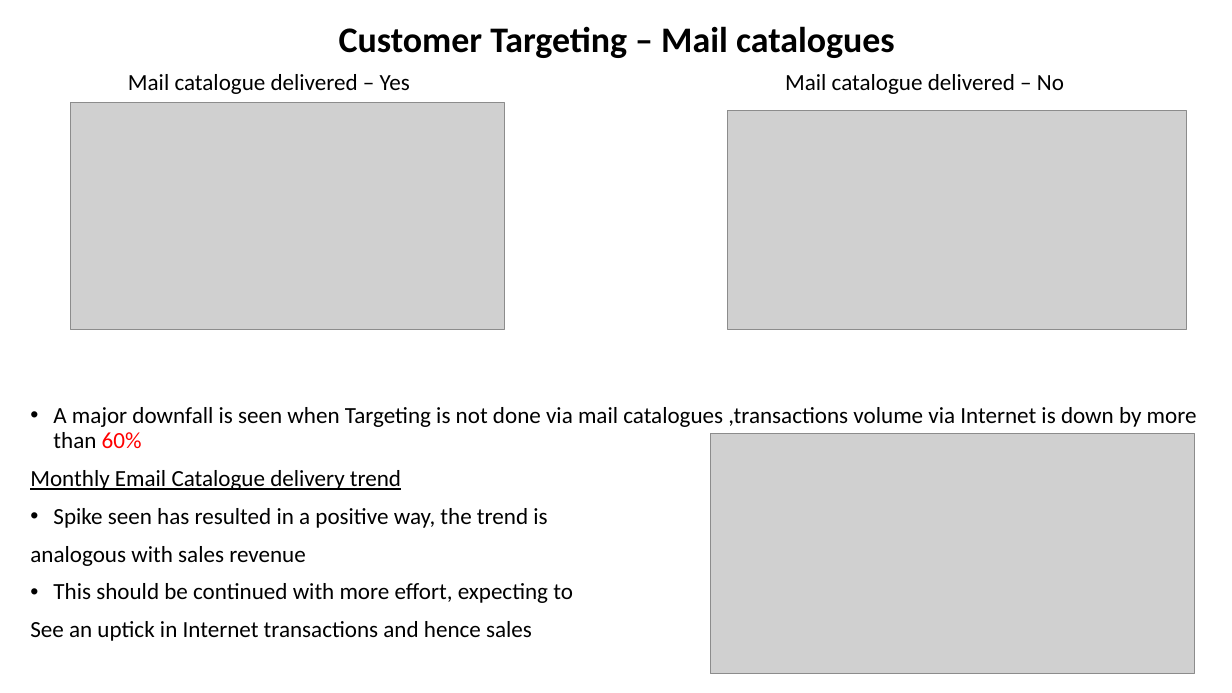
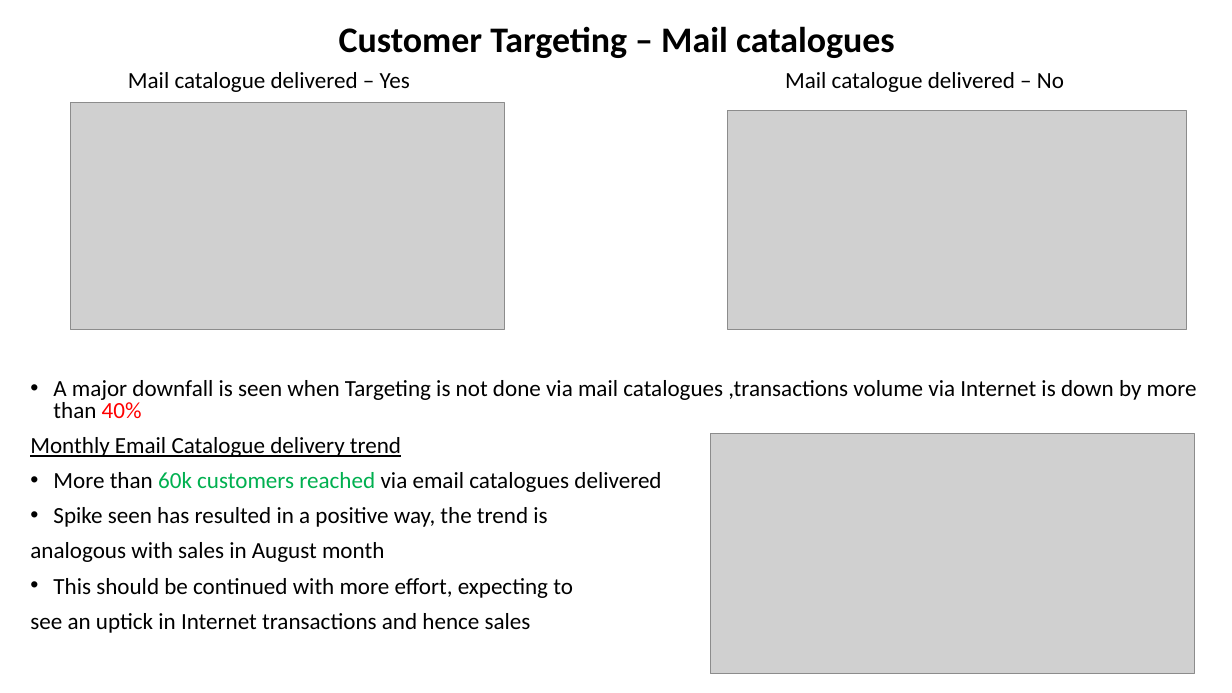
Before and after one commit to pm1596/Segmentation, a slide deck: slide 9 of ImpactCaseStudy-Segmentation.pptx. Drawn at 1232x693 pixels with LibreOffice and Linux fonts; fonts in the diff are those of the drawing; grey boxes stand for pictures. Boxes give left, top, right and bottom in pixels: in the first picture for what was removed or moved away, otherwise in the second. Text is boxed around its words. In the diff, an @@ line names an element or a change of style, - is before the commit and + after.

Commit message:
Added color coding for numbers

```diff
--- a/ImpactCaseStudy-Segmentation.pptx
+++ b/ImpactCaseStudy-Segmentation.pptx
@@ text at (x1=30, y1=72, x2=1064, y2=598): line spacing 0.9 to 0.8 @@
@@ text at (x1=53, y1=380, x2=1197, y2=418): text changed @@
-• A major downfall is seen when Targeting is not done via mail catalogues ,transactions volume via Internet is down by more than 60%
+• A major downfall is seen when Targeting is not done via mail catalogues ,transactions volume via Internet is down by more than 40%
@@ text at (x1=53, y1=472, x2=661, y2=492): paragraph added @@
+• More than 60k customers reached via email catalogues delivered
@@ text at (x1=30, y1=542, x2=384, y2=562): text changed @@
-analogous with sales revenue
+analogous with sales in August month
@@ text at (x1=30, y1=613, x2=531, y2=633): text changed @@
-See an uptick in Internet transactions and hence sales
+see an uptick in Internet transactions and hence sales
```
Also in this commit, not shown: 3 other slides changed.
